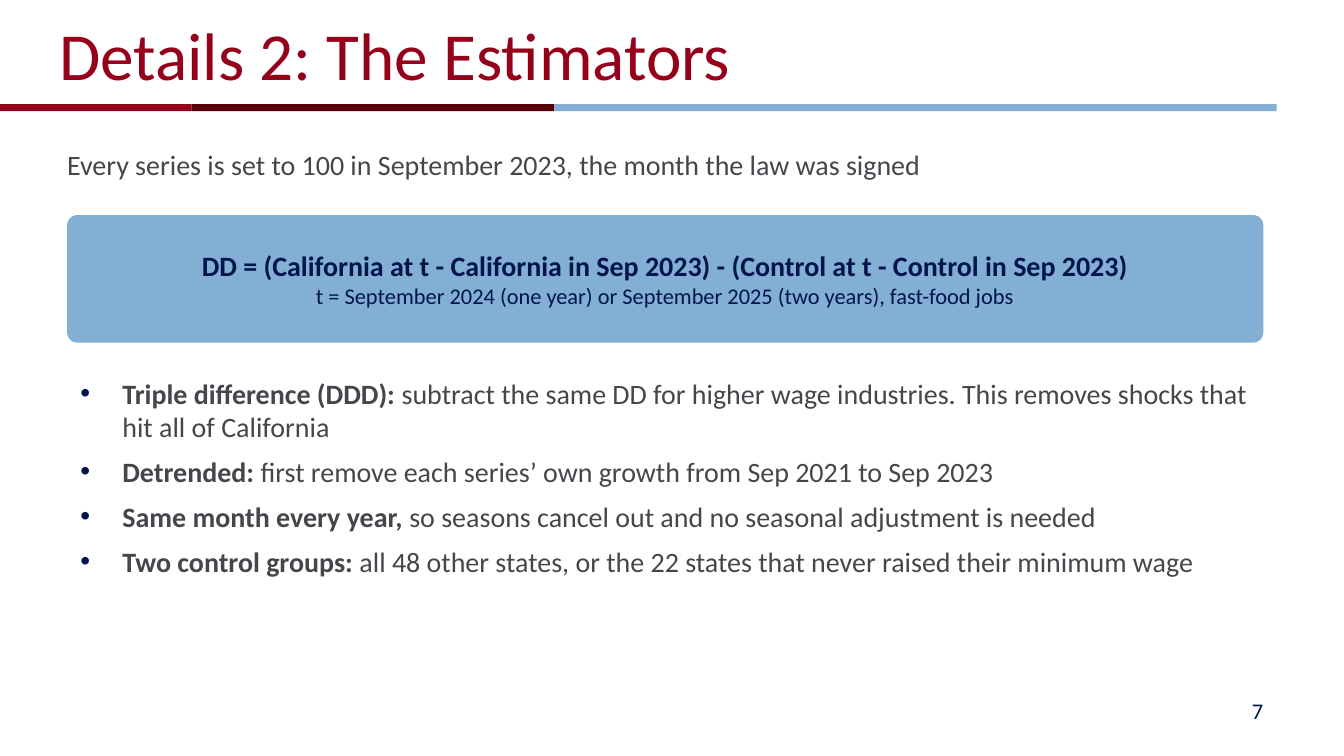
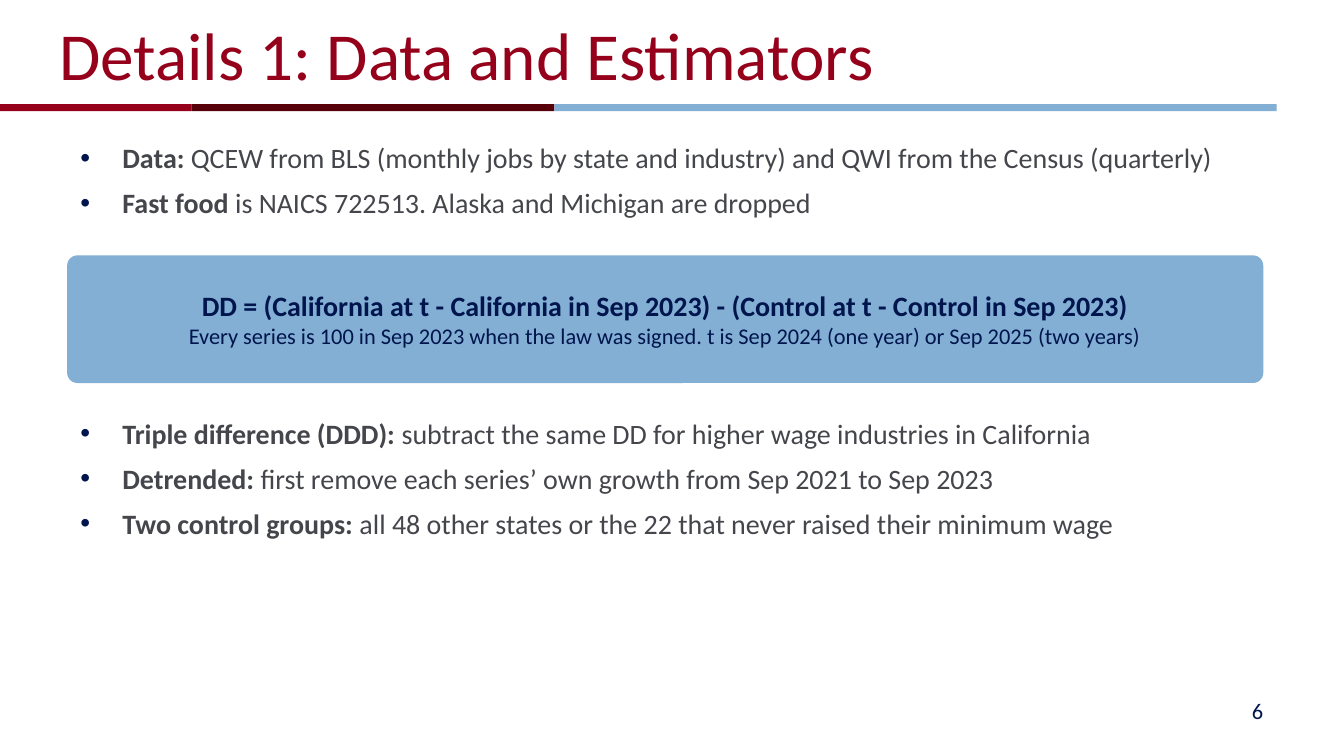
Before and after one commit to NitinLodha2812/stat5200-fastfood-replication, a slide deck: slide 6 of presentation/replication_presentation.pptx (slide 7 before the commit). Drawn at 1344x756 pixels with LibreOffice and Linux fonts; fonts in the diff are those of the drawing; background and template pictures are left out. Boxes give left, top, right and bottom in pixels: in the first picture for what was removed or moved away, otherwise in the second. Text is boxed around its words. In the diff, an @@ line names an element or a change of style, - is before the commit and + after.

```diff
--- a/presentation/replication_presentation.pptx
+++ b/presentation/replication_presentation.pptx
@@ title at (x1=59, y1=33, x2=874, y2=81): text changed @@
-Details 2: The Estimators
+Details 1: Data and Estimators
@@ text added at (x1=122, y1=147, x2=1211, y2=218), 15 pt, text #44464B @@
+• Data: QCEW from BLS (monthly jobs by state and industry) and QWI from the Census (quarterly)
+• Fast food is NAICS 722513. Alaska and Michigan are dropped
@@ text removed at (x1=67, y1=155, x2=920, y2=180) @@
-Every series is set to 100 in September 2023, the month the law was signed
@@ rounded rectangle "DD = (California at t ..." moved from (x1=67, y1=215, x2=1263, y2=343) to (x1=67, y1=255, x2=1263, y2=383) @@
@@ text in rounded rectangle at (x1=189, y1=328, x2=1140, y2=348): text changed @@
-t = September 2024 (one year) or September 2025 (two years), fast-food jobs
+Every series is 100 in Sep 2023 when the law was signed. t is Sep 2024 (one year) or Sep 2025 (two years)
@@ text "Triple difference (DDD): subtract the ..." moved from (x1=122, y1=383, x2=1247, y2=577) to (x1=122, y1=423, x2=1113, y2=539) @@
@@ text at (x1=122, y1=423, x2=1090, y2=449): text changed @@
-• Triple difference (DDD): subtract the same DD for higher wage industries. This removes shocks that hit all of California
+• Triple difference (DDD): subtract the same DD for higher wage industries in California
@@ text at (x1=122, y1=514, x2=1113, y2=539): text changed @@
-• Same month every year, so seasons cancel out and no seasonal adjustment is needed
-• Two control groups: all 48 other states, or the 22 states that never raised their minimum wage
+• Two control groups: all 48 other states or the 22 that never raised their minimum wage
@@ page number at (x1=1252, y1=704, x2=1263, y2=719): text changed @@
-7
+6
```
Also in this commit, not shown: 10 other slides changed, 5 slides removed, 2 other files.
